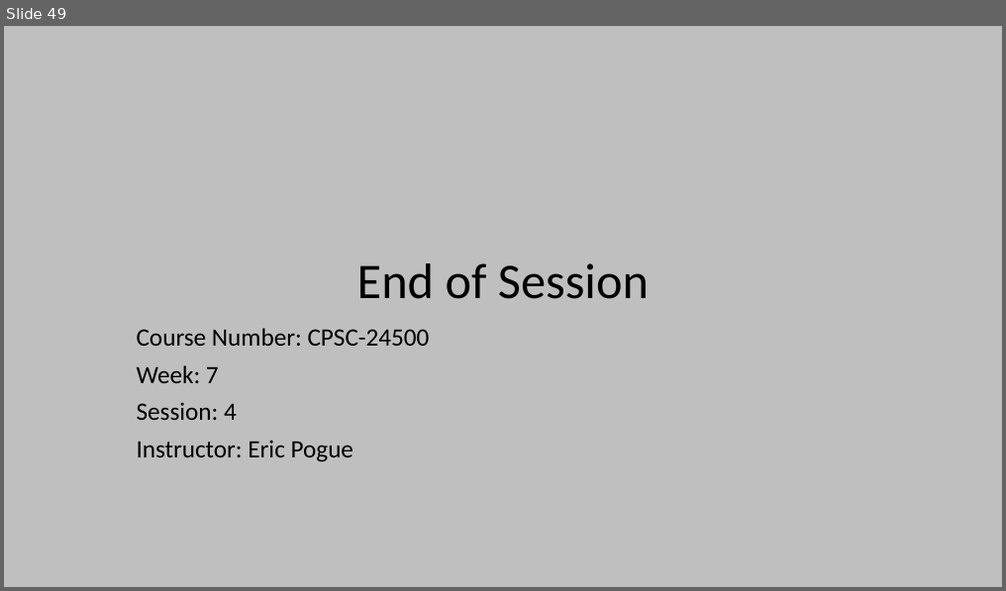
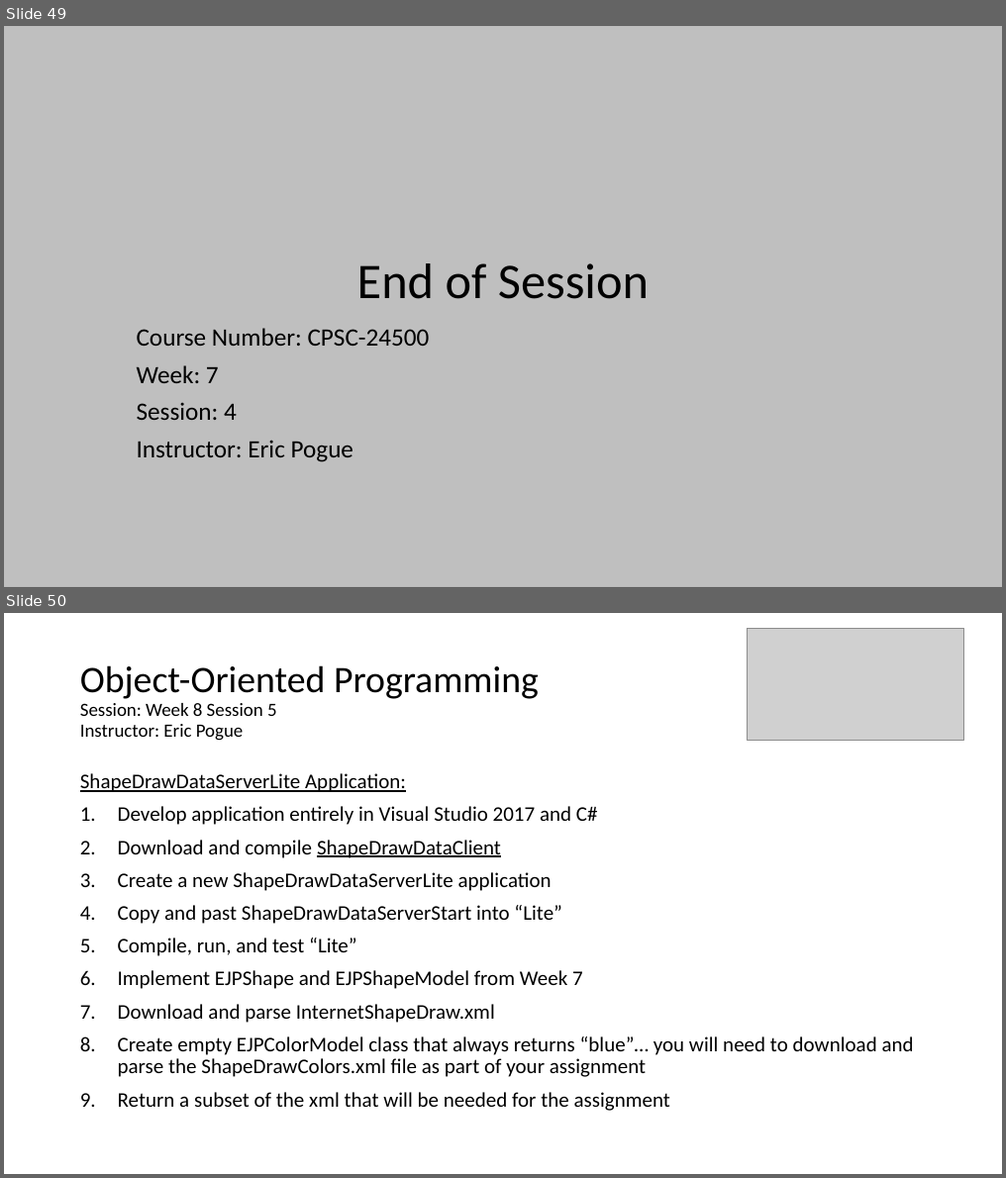
Before and after one commit to EricJPogue/www-epogue-info, a slide deck: CPSC-24500/Week08/2017SpringW08Slides.pptx. Shown one above the other, each under a label of ours: slide 49 before the commit, slides 49 and 50 after it. The pictures are 1006x591 and 1006x1178 pixels, drawn with LibreOffice and Linux fonts; fonts in the diff are those of the drawing; grey boxes stand for pictures. Boxes give left, top, right and bottom in pixels: in the first picture for what was removed or moved away, otherwise in the second. Text is boxed around its words. In the diff, an @@ line names an element or a change of style, - is before the commit and + after.

```diff
--- a/CPSC-24500/Week08/2017SpringW08Slides.pptx
+++ b/CPSC-24500/Week08/2017SpringW08Slides.pptx
@@ slide 50 added at (x1=4, y1=613, x2=1002, y2=1174), background #FFFFFF @@
@@ picture added at (x1=746, y1=628, x2=964, y2=740) @@
@@ title added at (x1=80, y1=665, x2=539, y2=741), 18 pt, text #000000 @@
+Object-Oriented Programming
+Session: Week 8 Session 5
+Instructor: Eric Pogue
@@ text added at (x1=80, y1=773, x2=914, y2=1111), 20 pt, text #000000 @@
+ShapeDrawDataServerLite Application:
+1. Develop application entirely in Visual Studio 2017 and C#
+2. Download and compile ShapeDrawDataClient
+3. Create a new ShapeDrawDataServerLite application
+4. Copy and past ShapeDrawDataServerStart into “Lite”
+5. Compile, run, and test “Lite”
+6. Implement EJPShape and EJPShapeModel from Week 7
+7. Download and parse InternetShapeDraw.xml
+8. Create empty EJPColorModel class that always returns “blue”… you will need to download and parse the ShapeDrawColors.xml file as part of your assignment
+9. Return a subset of the xml that will be needed for the assignment
```
Also in this commit, not shown: 1 slide changed, 1 other slide added, 1 other file.
